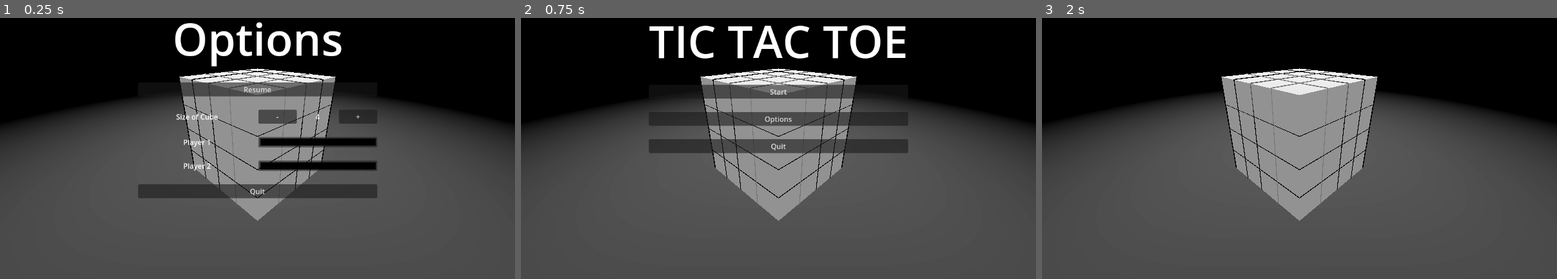
Above: before the commit, frames 1-3 (left to right).
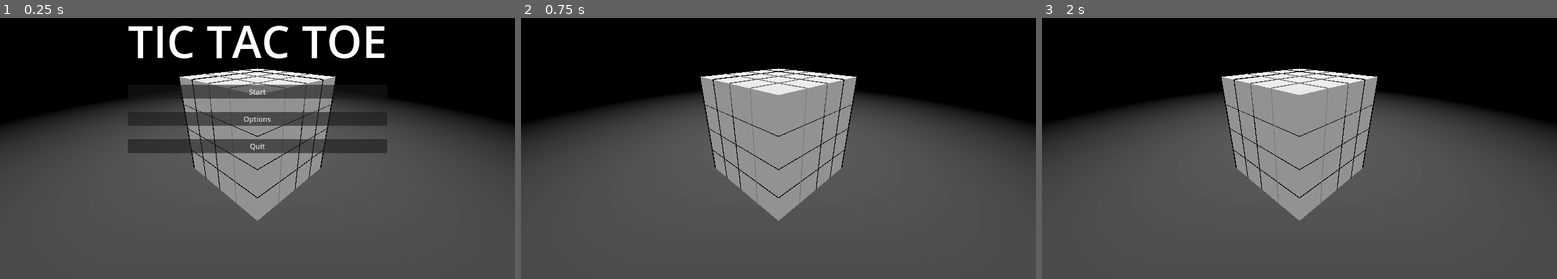
Above: after the commit, the same moments.

Repository: WingusInbound/3D-Tic-Tac-Toe
Game: Godot game, scene res://Scenes/main.tscn
Same seed, same stepped clock (60 frames per second), same inputs: the game is played once before the commit and once after it.
Inputs (mouse positions are in pixels of both pictures, inside the frame that each line leads up to):
- Up to frame 1 (0.25 s): no input
- Up to frame 2 (0.75 s): click (778, 91) at 0.5 s, where only the run after the commit has a clickable "Start"
- Up to frame 3 (2 s): click (1299, 91) at 1.25 s, where only the run before the commit has a clickable "Start"

The runs differ from the first frame. In frame 1, 11% of the frame differs, in the area x 24-76%, y 1-70%; in frame 2, 8.6%; in frame 3, nothing differs.
Error before the commit: Parse Error: Identifier "layers" not declared in the current scope. (res://Scripts/main.gd:94)
Error after the commit: Cannot call method 'play' on a null value. (res://Scripts/main.gd:46)

Commit message:
updated show_win to account for generated cube. and new animation player

Diff:
--- a/Scripts/main.gd
+++ b/Scripts/main.gd
@@ -90,13 +90,12 @@
 
 
 func show_win():
-	#print(winner)
+	var cube_node: Node3D = get_node("/root/Main/Cube")
+	var layers = cube_node.get_children()
 	for i in layers:
 		var children = i.get_children()
 		for child in children:
-			#print(child.position)
 			var temp_key = get_string_coords(child.position)
-			#print(temp_key)
 			if str(temp_key) in winner:
 				continue
 			else:
@@ -104,7 +103,7 @@
 					child.anim_player.play("shrink")
 				else:
 					child.anim_player.play("shrink_player")
-	anim_player.play("rotate")
+	cube_anim_player.play("rotate")
 	game_state = GlobalVars.GameState.DONE
 	ui.game_over()
 
